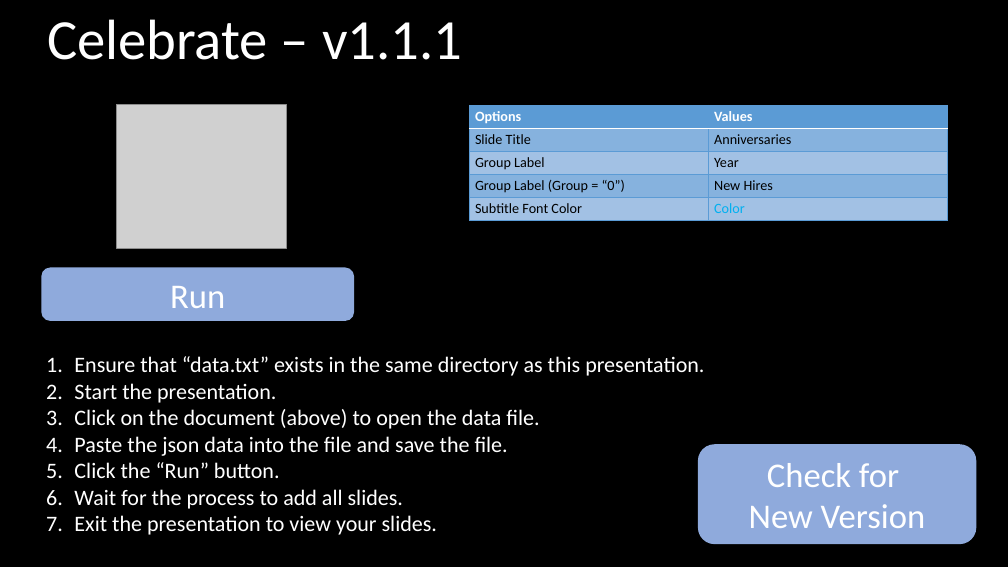
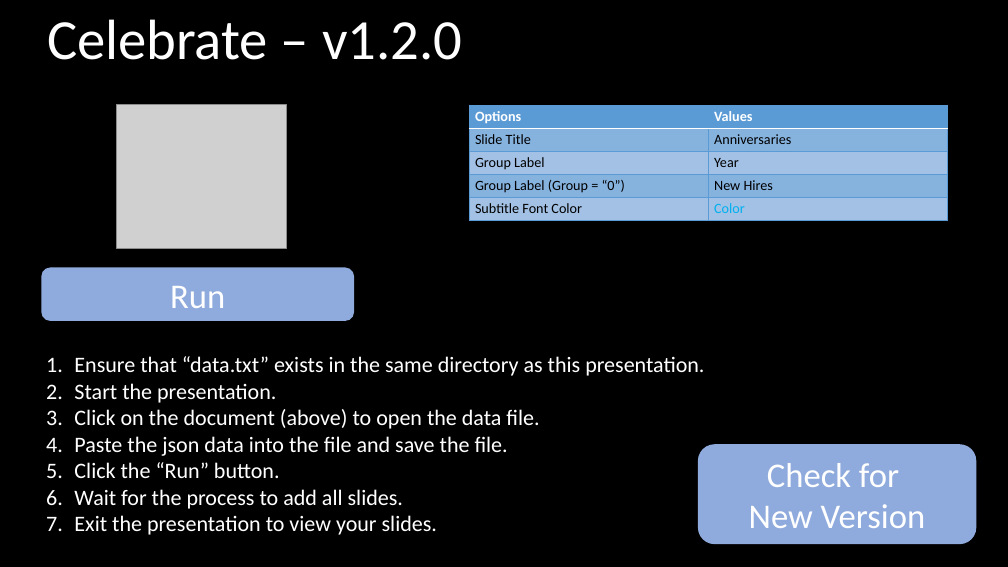
Before and after one commit to swhitley/Celebrate, a slide deck: slide 1 of Celebrate.pptm. Drawn at 1008x567 pixels with LibreOffice and Linux fonts; fonts in the diff are those of the drawing; grey boxes stand for pictures. Boxes give left, top, right and bottom in pixels: in the first picture for what was removed or moved away, otherwise in the second. Text is boxed around its words. In the diff, an @@ line names an element or a change of style, - is before the commit and + after.

```diff
--- a/Celebrate.pptm
+++ b/Celebrate.pptm
@@ title at (x1=47, y1=19, x2=462, y2=60): text changed @@
-Celebrate – v1.1.1
+Celebrate – v1.2.0
```
Also in this commit, not shown: 1 other file.
